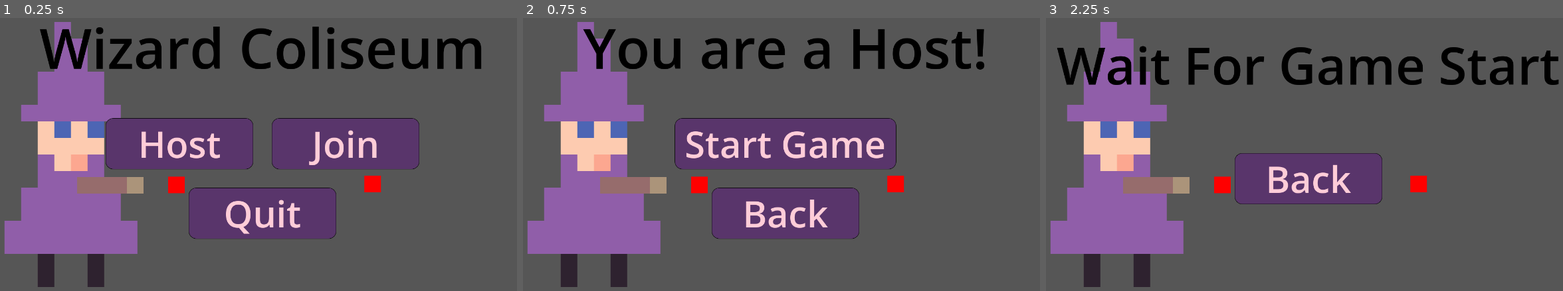
Above: before the commit, frames 1-3 (left to right).
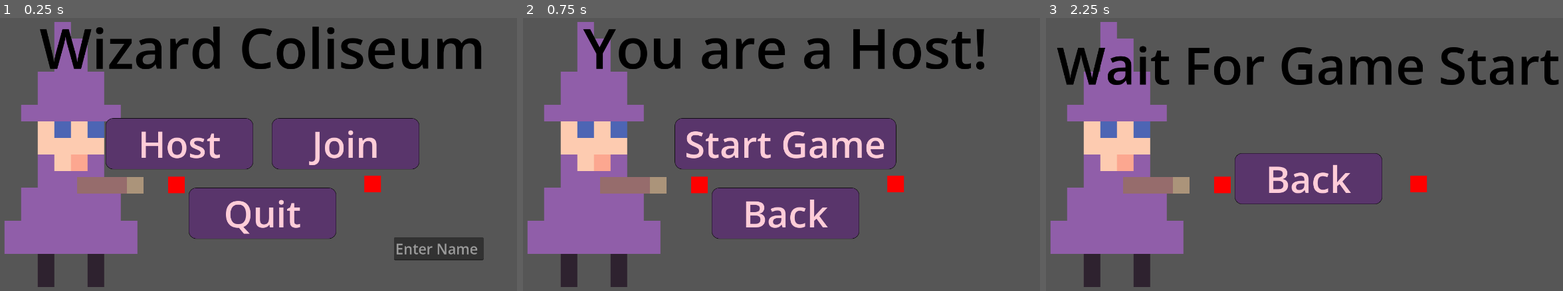
Above: after the commit, the same moments.

Repository: smolsenbiller/wizard-coliseum
Game: Godot game, scene res://scenes/main_menu.tscn
Two runs of this game, one before a commit and one after it. Both use one fixed random seed, a clock stepped at 60 frames per second and the inputs below.
Inputs:
- Up to frame 1 (0.25 s): no input
- Up to frame 2 (0.75 s): click "Host" at 0.5 s
- Up to frame 3 (2.25 s): click "Back" at 1.25 s; click "Join" at 2 s

The runs differ from the first frame. In frame 1, 1.4% of the frame differs, in the area x 76-94%, y 80-89%; in frame 2, nothing differs; in frame 3, nothing differs.

Commit message:
Added functionality to the UI and all of the buttons. The host can now start the game for all clients. The clients do not see any movement or change on their end when interacting with the game.

Diff:
--- a/assets/resources/menu_themes.tres
+++ b/assets/resources/menu_themes.tres
@@ -37,3 +37,4 @@
 Button/styles/hover = SubResource("StyleBoxFlat_wu84c")
 Button/styles/normal = SubResource("StyleBoxFlat_8ln24")
 Button/styles/pressed = SubResource("StyleBoxFlat_ekxnf")
+LineEdit/font_sizes/font_size = 39
--- a/scenes/main_menu.tscn
+++ b/scenes/main_menu.tscn
@@ -2,45 +2,8 @@
 
 [ext_resource type="Script" uid="uid://3q870asmgbh1" path="res://scripts/main_menu.gd" id="1_bqqt6"]
 [ext_resource type="Texture2D" uid="uid://foma77rgrx3p" path="res://assets/16-bit-wizard-frame1.png" id="1_ekxnf"]
+[ext_resource type="Theme" uid="uid://b345eflrtsqvr" path="res://assets/resources/menu_themes.tres" id="1_wu84c"]
 [ext_resource type="Texture2D" uid="uid://caf74oiwlothy" path="res://assets/wand.png" id="2_bqqt6"]
-
-[sub_resource type="StyleBoxFlat" id="StyleBoxFlat_wu84c"]
-bg_color = Color(0.5647059, 0.36862746, 0.6627451, 1)
-border_width_left = 1
-border_width_top = 1
-border_width_right = 1
-border_width_bottom = 1
-border_color = Color(0, 0, 0, 1)
-corner_radius_top_left = 20
-corner_radius_top_right = 20
-corner_radius_bottom_right = 20
-corner_radius_bottom_left = 20
-
-[sub_resource type="StyleBoxFlat" id="StyleBoxFlat_8ln24"]
-bg_color = Color(0.35017446, 0.20787585, 0.4201019, 1)
-border_width_left = 1
-border_width_top = 1
-border_width_right = 1
-border_width_bottom = 1
-border_color = Color(0, 0, 0, 1)
-corner_radius_top_left = 20
-corner_radius_top_right = 20
-corner_radius_bottom_right = 20
-corner_radius_bottom_left = 20
-
-[sub_resource type="StyleBoxFlat" id="StyleBoxFlat_ekxnf"]
-bg_color = Color(0.1923804, 0.10435011, 0.23624936, 1)
-corner_radius_top_left = 20
-corner_radius_top_right = 20
-corner_radius_bottom_right = 20
-corner_radius_bottom_left = 20
-
-[sub_resource type="Theme" id="Theme_rtw2f"]
-Button/colors/font_color = Color(1, 0.8034735, 0.8473944, 1)
-Button/font_sizes/font_size = 100
-Button/styles/hover = SubResource("StyleBoxFlat_wu84c")
-Button/styles/normal = SubResource("StyleBoxFlat_8ln24")
-Button/styles/pressed = SubResource("StyleBoxFlat_ekxnf")
 
 [sub_resource type="CanvasTexture" id="CanvasTexture_oa1go"]
 
@@ -57,7 +20,7 @@
 anchor_bottom = 1.0
 grow_horizontal = 2
 grow_vertical = 2
-theme = SubResource("Theme_rtw2f")
+theme = ExtResource("1_wu84c")
 script = ExtResource("1_bqqt6")
 
 [node name="TextureRect" type="TextureRect" parent="." unique_id=690308530]
@@ -141,6 +104,15 @@
 size_flags_vertical = 2
 text = "Quit"
 
+[node name="EnterName" type="LineEdit" parent="." unique_id=373093515]
+layout_mode = 0
+offset_left = 1076.0
+offset_top = 659.0
+offset_right = 1319.0
+offset_bottom = 721.0
+placeholder_text = "Enter Name"
+
 [connection signal="pressed" from="VBoxContainer/HBoxContainer/Host" to="." method="_on_host_pressed"]
 [connection signal="pressed" from="VBoxContainer/HBoxContainer/Join" to="." method="_on_join_pressed"]
 [connection signal="pressed" from="VBoxContainer/Quit" to="." method="_on_quit_pressed"]
+[connection signal="text_submitted" from="EnterName" to="." method="_on_enter_name_text_submitted"]
--- a/scripts/client_screen.gd
+++ b/scripts/client_screen.gd
@@ -2,4 +2,5 @@
 
 
 func _on_back_pressed() -> void:
+	multiplayer.multiplayer_peer = OfflineMultiplayerPeer.new()
 	get_tree().change_scene_to_file("res://scenes/main_menu.tscn")
--- a/scripts/host_screen.gd
+++ b/scripts/host_screen.gd
@@ -2,8 +2,9 @@
 
 
 func _on_start_pressed() -> void:
-	pass # Replace with function body.
+	Lobby.load_game.rpc("res://scenes/coliseum.tscn")
 
 
 func _on_back_pressed() -> void:
+	multiplayer.multiplayer_peer = OfflineMultiplayerPeer.new()
 	get_tree().change_scene_to_file("res://scenes/main_menu.tscn")
--- a/scripts/lobby.gd
+++ b/scripts/lobby.gd
@@ -64,7 +64,7 @@
 	if multiplayer.is_server():
 		players_loaded += 1
 		if players_loaded == players.size():
-			$/root/Game.start_game()
+			$/root/Coliseum.start_game()
 			players_loaded = 0
 
 # When a peer connects, send them my player info.
--- a/scripts/main_menu.gd
+++ b/scripts/main_menu.gd
@@ -1,15 +1,20 @@
 extends Control
 
-@export var port_number : int = 42069
-var peer = ENetMultiplayerPeer.new()
+@onready var enter_name : LineEdit = $EnterName
 
 func _on_host_pressed() -> void:
+	Lobby.create_game()
 	get_tree().change_scene_to_file("res://scenes/host_screen.tscn")
 
 
 func _on_join_pressed() -> void:
+	Lobby.join_game()
 	get_tree().change_scene_to_file("res://scenes/client_screen.tscn")
 
 
 func _on_quit_pressed() -> void:
 	get_tree().quit()
+
+
+func _on_enter_name_text_submitted(new_text: String) -> void:
+	Lobby.player_info[name] = enter_name.text
